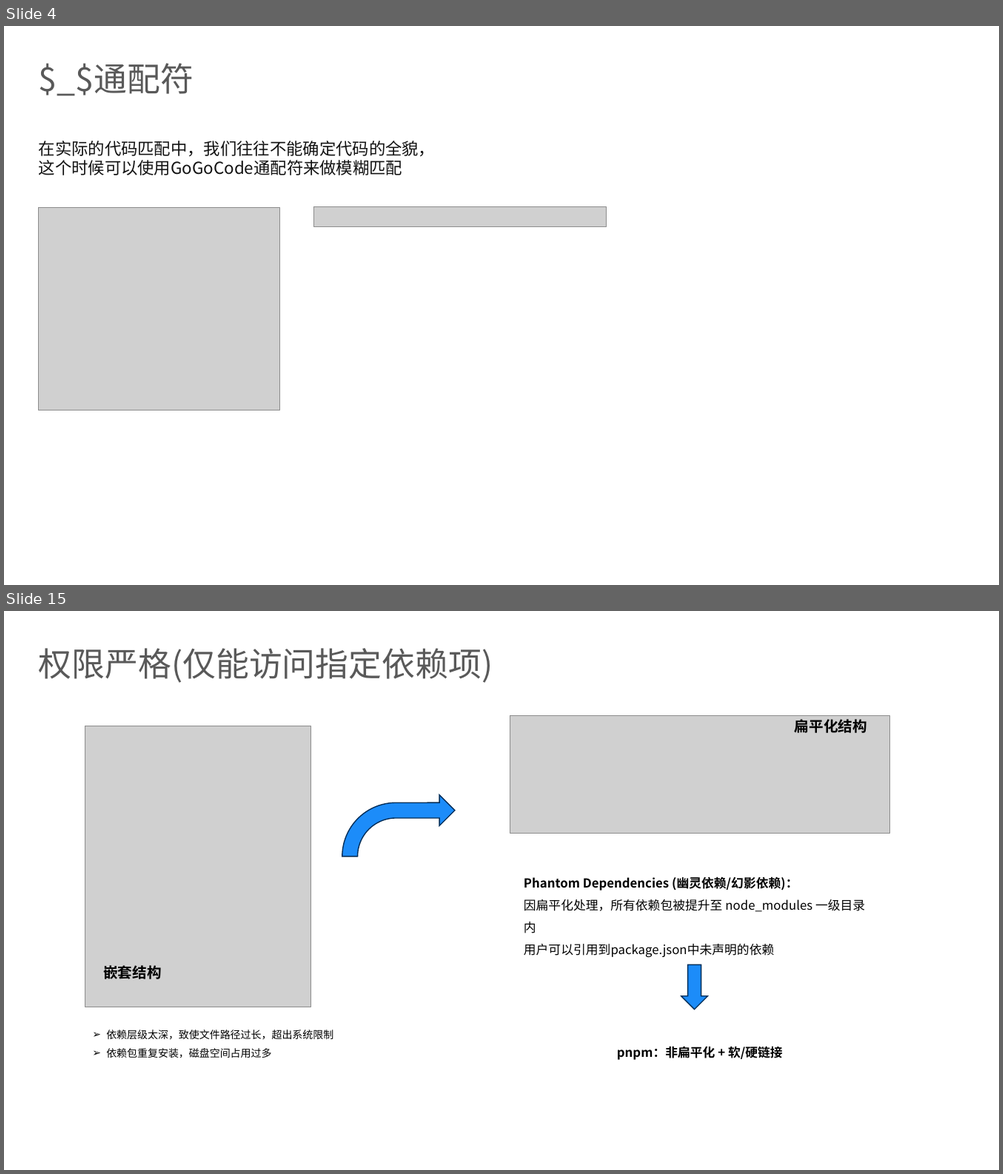
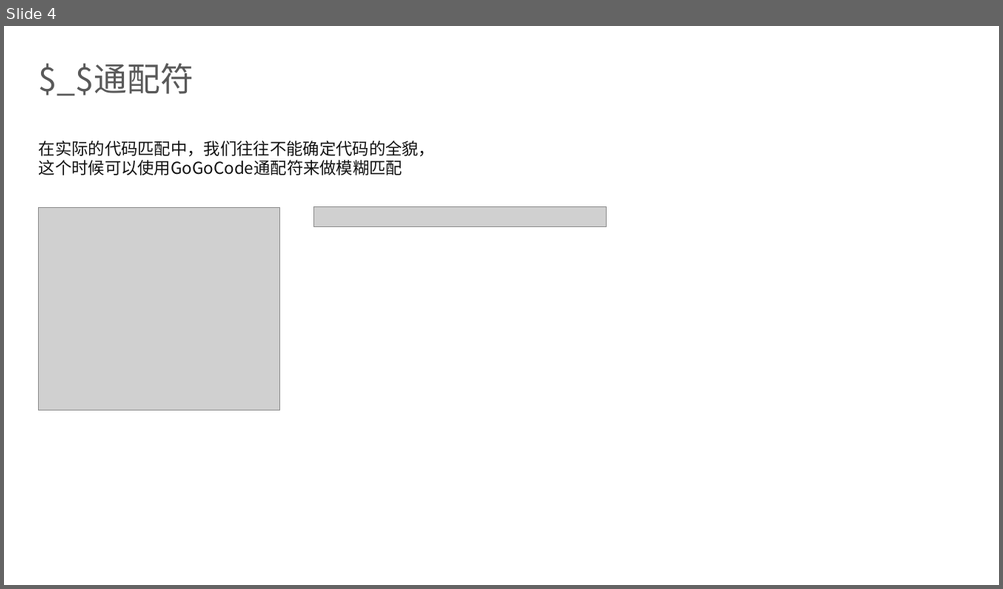
Before and after one commit to dingq030511/gogocode-tutorial, a slide deck: gogocode.pptx. Shown one above the other, each under a label of ours: slides 4 and 15 before the commit, slide 4 after it; the slides between them are not shown. The pictures are 1003x1174 and 1003x589 pixels, drawn with LibreOffice and Linux fonts; fonts in the diff are those of the drawing; grey boxes stand for pictures; background and template pictures are left out. Boxes give left, top, right and bottom in pixels: in the first picture for what was removed or moved away, otherwise in the second. Text is boxed around its words. In the diff, an @@ line names an element or a change of style, - is before the commit and + after.

```diff
--- a/gogocode.pptx
+++ b/gogocode.pptx
@@ slide 15 removed at [4,611,999,1170], background picture (left out) @@
@@ title removed at [39,648,492,683] @@
-权限严格(仅能访问指定依赖项)
@@ picture removed at [510,716,890,833] @@
@@ text removed at [794,719,867,733] @@
-扁平化结构
@@ picture removed at [85,726,311,1007] @@
@@ bent arrow removed at [342,795,455,857] @@
@@ text removed at [523,877,865,958] @@
-Phantom Dependencies (幽灵依赖/幻影依赖)：
-因扁平化处理，所有依赖包被提升至 node_modules 一级目录内
-用户可以引用到package.json中未声明的依赖
@@ text removed at [103,965,161,980] @@
-嵌套结构
@@ down arrow removed at [680,965,708,1010] @@
@@ text removed at [106,1030,333,1058] @@
-➢ 依赖层级太深，致使文件路径过长，超出系统限制
-➢ 依赖包重复安装，磁盘空间占用过多
@@ text removed at [617,1046,782,1060] @@
-pnpm：非扁平化 + 软/硬链接
```
Also in this commit, not shown: 7 slides added, 16 other slides removed.
